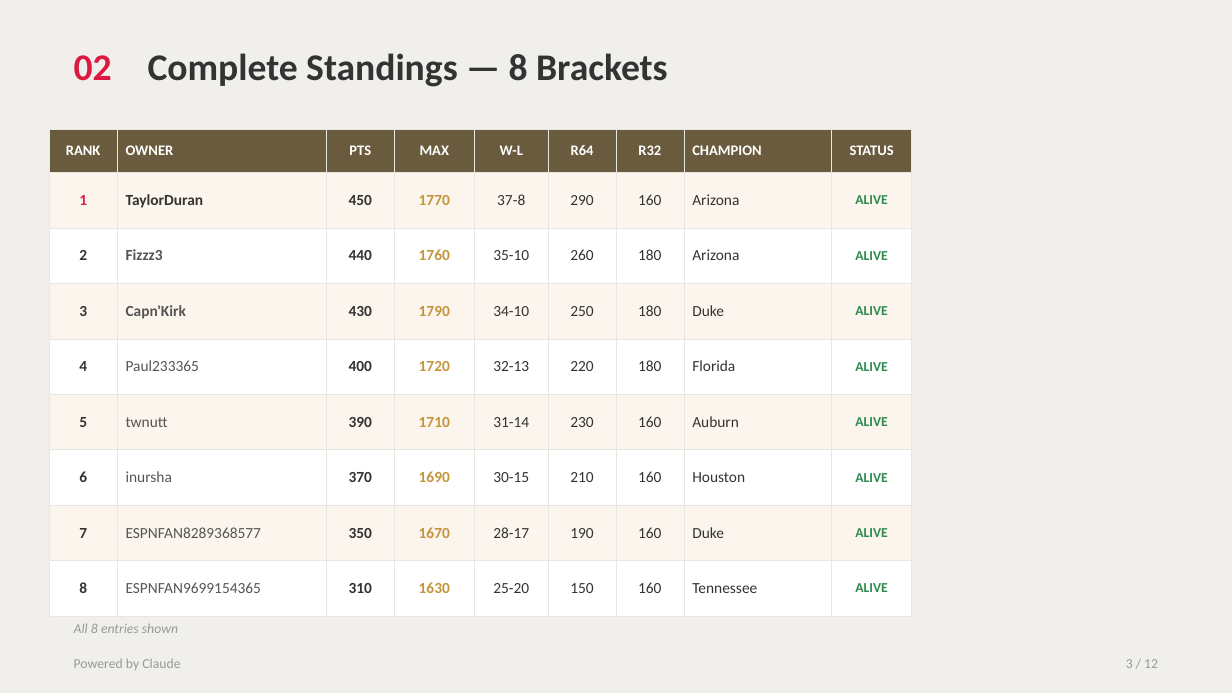
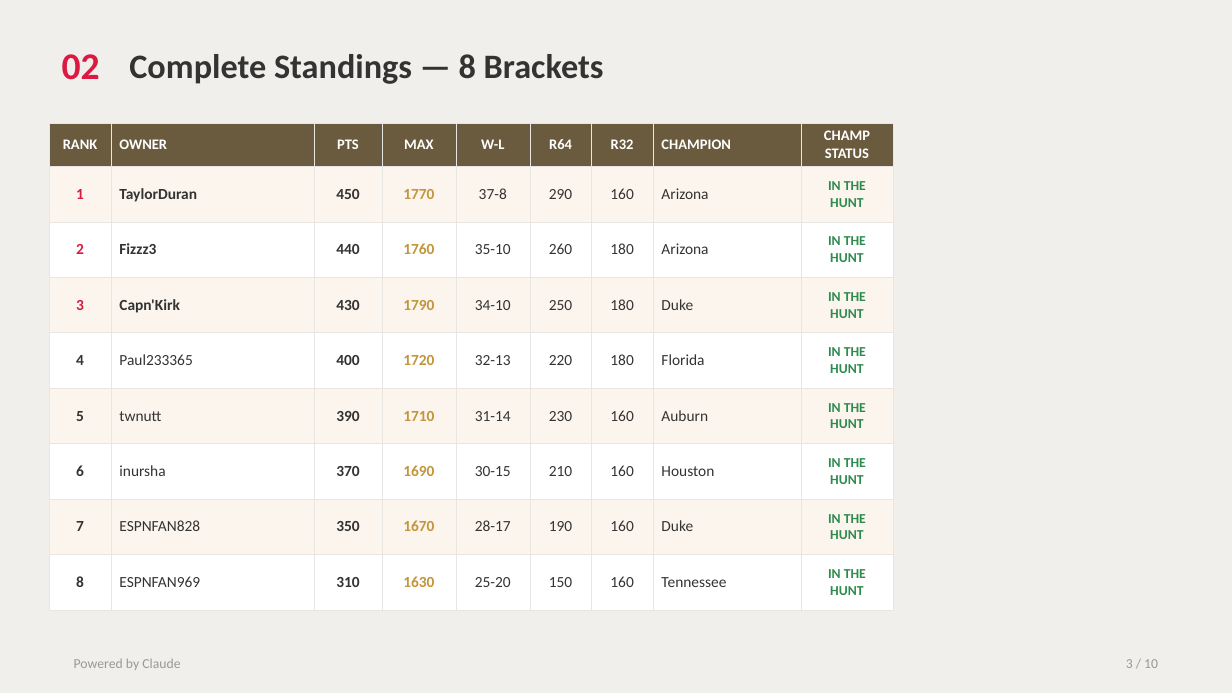
Before and after one commit to tdswim/Elons-Plugs-2026, a slide deck: slide 3 of Elons_Plugs_Bracket_Tracker.pptx. Drawn at 1232x693 pixels with LibreOffice and Linux fonts; fonts in the diff are those of the drawing. Boxes give left, top, right and bottom in pixels: in the first picture for what was removed or moved away, otherwise in the second. Text is boxed around its words. In the diff, an @@ line names an element or a change of style, - is before the commit and + after.

```diff
--- a/Elons_Plugs_Bracket_Tracker.pptx
+++ b/Elons_Plugs_Bracket_Tracker.pptx
@@ text "02" at bbox=[62, 54, 100, 80]: vertical alignment top to middle @@
@@ text "Complete Standings — 8 Brackets": place and size @@
-text "Complete Standings — 8 Brackets" at bbox=[148, 53, 667, 87]
+text "Complete Standings — 8 Brackets" at bbox=[129, 54, 604, 84]
@@ text "Complete Standings — 8 Brackets" at bbox=[129, 54, 604, 84]: size 22 to 20 pt; vertical alignment top to middle @@
@@ table at bbox=[49, 123, 893, 599] @@
-row 1, column 9: STATUS
+row 1, column 9: CHAMP / STATUS
-row 2, column 9: ALIVE
+row 2, column 9: IN THE / HUNT
-row 3, column 9: ALIVE
+row 3, column 9: IN THE / HUNT
-row 4, column 9: ALIVE
+row 4, column 9: IN THE / HUNT
-row 5, column 9: ALIVE
+row 5, column 9: IN THE / HUNT
-row 6, column 9: ALIVE
+row 6, column 9: IN THE / HUNT
-row 7, column 9: ALIVE
+row 7, column 9: IN THE / HUNT
-row 8, column 2: ESPNFAN8289368577
+row 8, column 2: ESPNFAN828
-row 8, column 9: ALIVE
+row 8, column 9: IN THE / HUNT
-row 9, column 2: ESPNFAN9699154365
+row 9, column 2: ESPNFAN969
-row 9, column 9: ALIVE
+row 9, column 9: IN THE / HUNT
@@ text colour #333333 to #DC1A41 in "2", "3" @@
@@ text colour #555555 to #333333 in "Fizzz3", "Capn'Kirk", "Paul233365", "twnutt" and 1 more places @@
@@ table: place and size @@
-table at bbox=[49, 129, 912, 597]
+table at bbox=[49, 123, 893, 599]
@@ text removed at bbox=[74, 624, 178, 633] @@
-All 8 entries shown
@@ text at bbox=[1126, 659, 1158, 668]: text changed @@
-3 / 12
+3 / 10
```
Also in this commit, not shown: 9 other slides changed, 2 slides removed, 1 other file.
